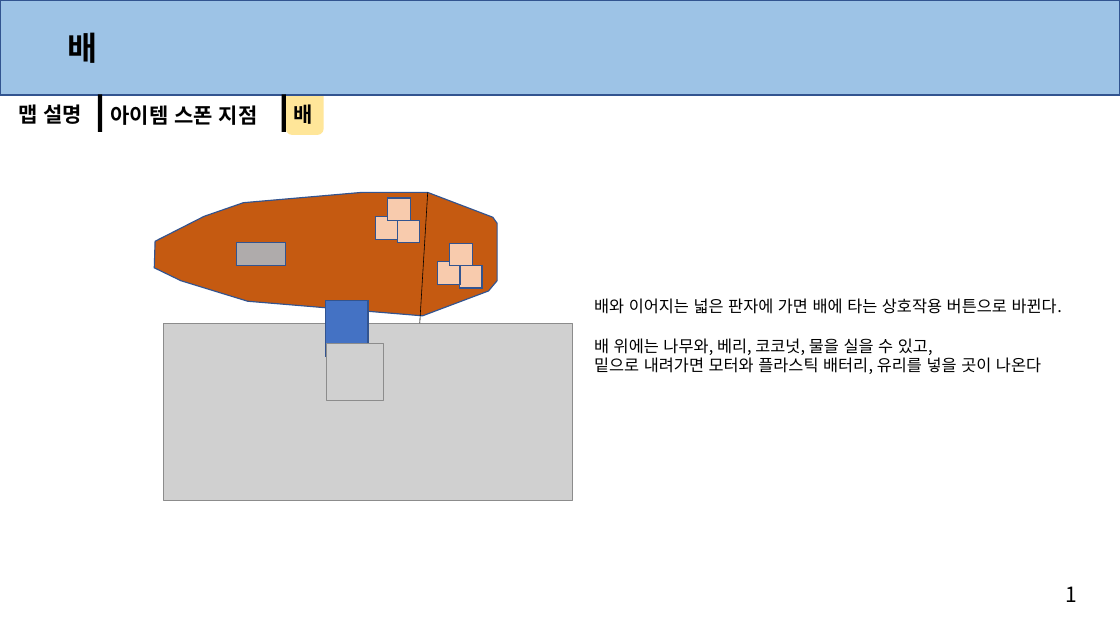
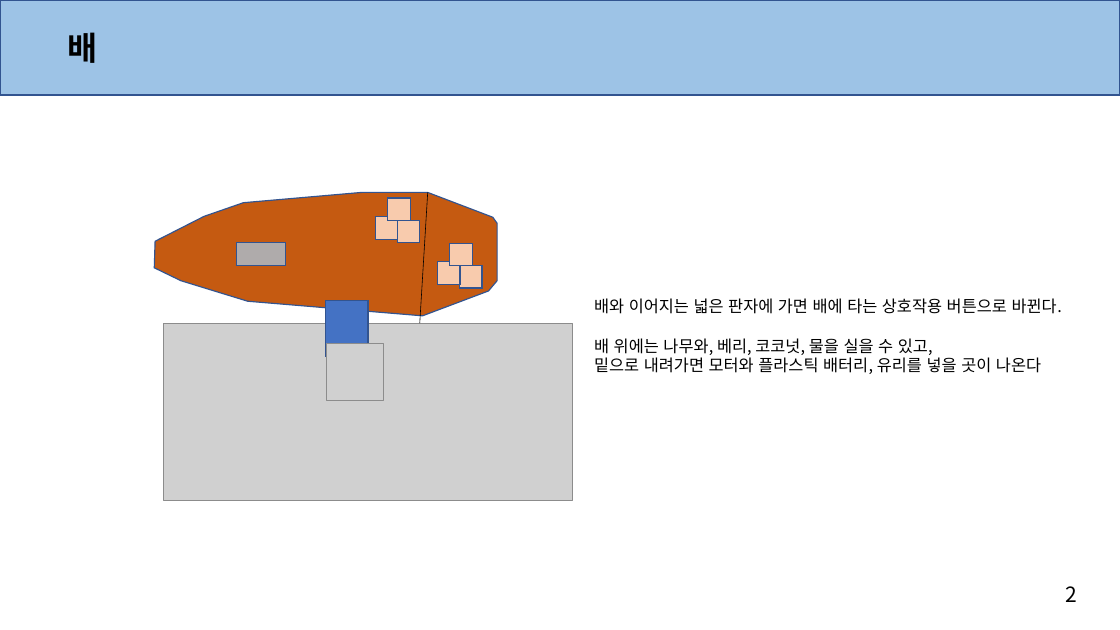
Before and after one commit to anglik0370/EscapeIsland, a slide deck: slide 3 of Document/맵/맵.pptx (slide 7 before the commit). Drawn at 1120x630 pixels with LibreOffice and Linux fonts; fonts in the diff are those of the drawing; grey boxes stand for pictures. Boxes give left, top, right and bottom in pixels: in the first picture for what was removed or moved away, otherwise in the second. Text is boxed around its words. In the diff, an @@ line names an element or a change of style, - is before the commit and + after.

```diff
--- a/Document/맵/맵.pptx
+++ b/Document/맵/맵.pptx
@@ rounded rectangle removed at [286, 86, 323, 135] @@
@@ text removed at [18, 101, 83, 127] @@
-맵 설명
@@ rectangle removed at [98, 94, 103, 132] @@
@@ text removed at [110, 105, 258, 125] @@
-아이템 스폰 지점
@@ rectangle removed at [281, 94, 286, 132] @@
@@ text removed at [294, 104, 313, 124] @@
-배
@@ text at [1065, 586, 1077, 602]: text changed @@
-1
+2
```
Also in this commit, not shown: 1 other slide changed, 4 slides removed, 3 other files.
